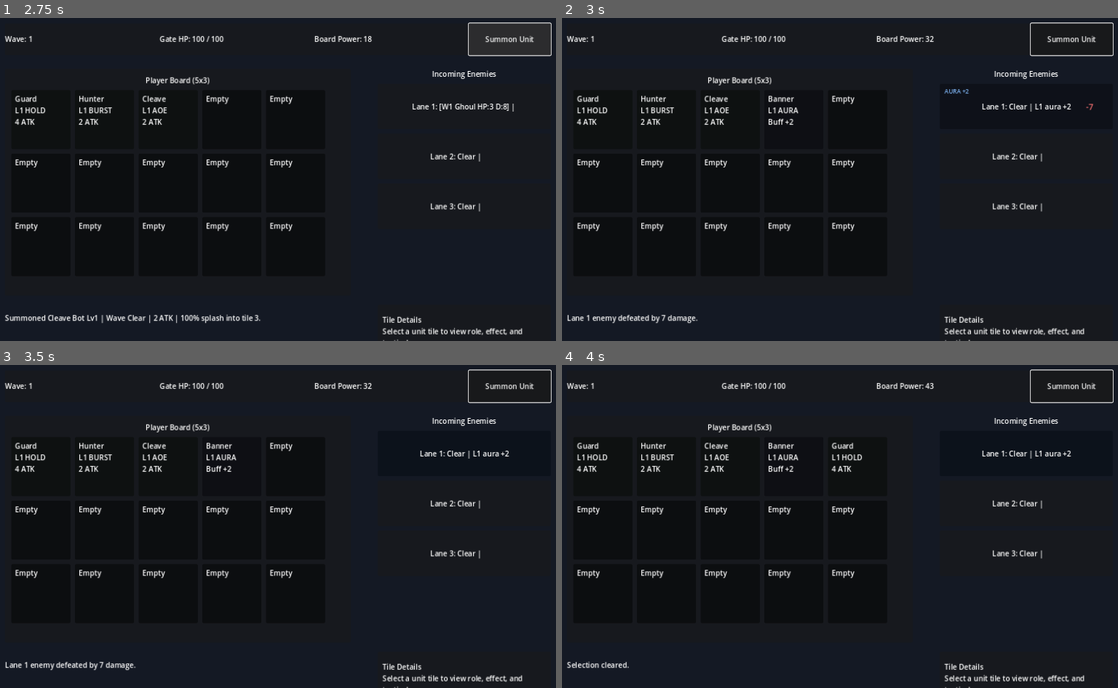
Above: before the commit, frames 1-4 (two rows, left to right).
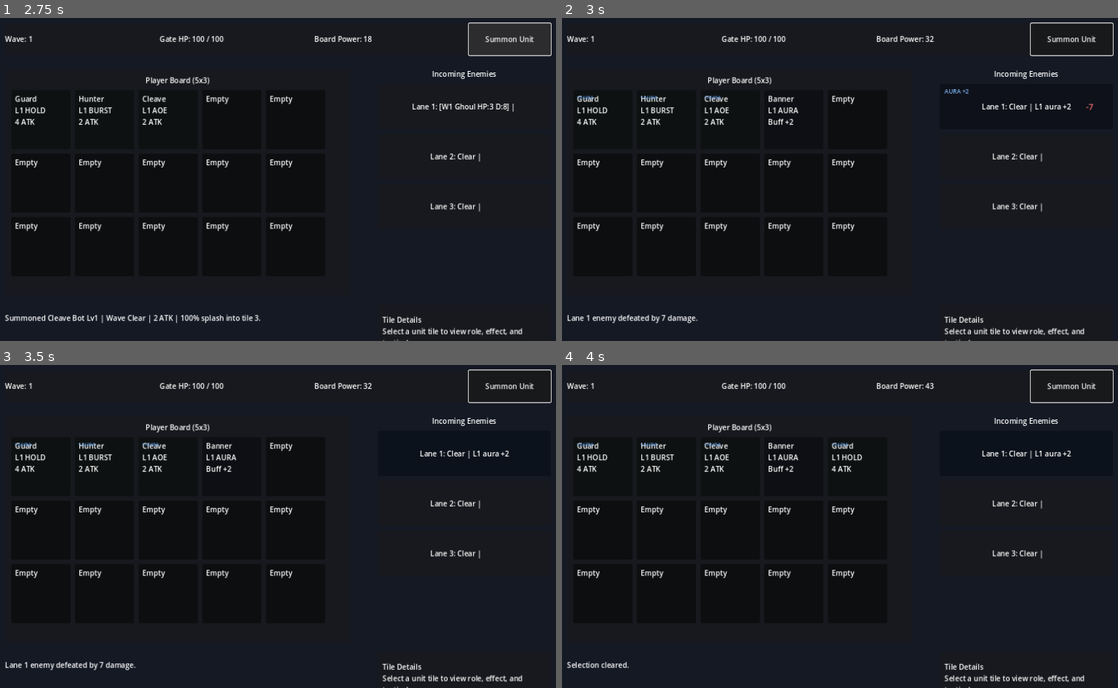
Above: after the commit, the same moments.

Repository: D3MISEarch/AbyssFall-merge-defense
Game: Godot game, scene res://scenes/Main.tscn
Same seed, same stepped clock (60 frames per second), same inputs: the game is played once before the commit and once after it.
Inputs (mouse positions are in pixels of both pictures, inside the frame that each line leads up to):
- Up to frame 1 (2.75 s): click "Summon Unit" at 0.5 s; click "Summon Unit" at 1.25 s; click "Summon Unit" at 2 s
- Up to frame 2 (3 s): tap Enter at 2.75 s; move the mouse to (973, 160) at 2.77 s; click (973, 160) at 2.92 s
- Up to frame 3 (3.5 s): no input
- Up to frame 4 (4 s): tap Space at 3.5 s; move the mouse to (728, 539) at 3.52 s; click (728, 539) at 3.67 s

Frame 1 is identical in both runs. In frame 2, less than 0.1% of the frame differs, in the area x 2-29%, y 24-26%; in frame 3, less than 0.1%; in frame 4, less than 0.1%, in the area x 2-52%, y 24-26%.

Commit message:
Enhance buff aura readability with stronger tile effects

Diff:
--- a/scripts/main.gd
+++ b/scripts/main.gd
@@ -97,8 +97,11 @@
 var board_units: Array[Dictionary] = []
 var tile_panels: Array[Panel] = []
 var tile_labels: Array[Label] = []
+var tile_aura_underlay_rects: Array[ColorRect] = []
 var tile_aura_glow_rects: Array[ColorRect] = []
 var tile_aura_core_rects: Array[ColorRect] = []
+var tile_aura_ring_panels: Array[Panel] = []
+var tile_aura_marker_labels: Array[Label] = []
 var selected_tile_index: int = -1
 
 var gate_hp: int = BASE_GATE_HP
@@ -146,28 +149,69 @@
 		if panel == null:
 			continue
 		tile_panels.append(panel)
+		var aura_underlay: ColorRect = ColorRect.new()
+		aura_underlay.anchors_preset = Control.PRESET_FULL_RECT
+		aura_underlay.offset_left = 6.0
+		aura_underlay.offset_top = 68.0
+		aura_underlay.offset_right = -6.0
+		aura_underlay.offset_bottom = -6.0
+		aura_underlay.color = Color(1.0, 1.0, 1.0, 0.0)
+		aura_underlay.mouse_filter = Control.MOUSE_FILTER_IGNORE
+		panel.add_child(aura_underlay)
+		panel.move_child(aura_underlay, 0)
+		tile_aura_underlay_rects.append(aura_underlay)
 		var aura_glow: ColorRect = ColorRect.new()
 		aura_glow.anchors_preset = Control.PRESET_FULL_RECT
 		aura_glow.offset_left = 4.0
-		aura_glow.offset_top = 4.0
+		aura_glow.offset_top = 56.0
 		aura_glow.offset_right = -4.0
 		aura_glow.offset_bottom = -4.0
 		aura_glow.color = Color(1.0, 1.0, 1.0, 0.0)
 		aura_glow.mouse_filter = Control.MOUSE_FILTER_IGNORE
 		panel.add_child(aura_glow)
-		panel.move_child(aura_glow, 0)
+		panel.move_child(aura_glow, 1)
 		tile_aura_glow_rects.append(aura_glow)
 		var aura_core: ColorRect = ColorRect.new()
 		aura_core.anchors_preset = Control.PRESET_FULL_RECT
-		aura_core.offset_left = 7.0
+		aura_core.offset_left = 10.0
 		aura_core.offset_top = 76.0
-		aura_core.offset_right = -7.0
-		aura_core.offset_bottom = -7.0
+		aura_core.offset_right = -10.0
+		aura_core.offset_bottom = -10.0
 		aura_core.color = Color(1.0, 1.0, 1.0, 0.0)
 		aura_core.mouse_filter = Control.MOUSE_FILTER_IGNORE
 		panel.add_child(aura_core)
-		panel.move_child(aura_core, 1)
+		panel.move_child(aura_core, 2)
 		tile_aura_core_rects.append(aura_core)
+		var aura_ring: Panel = Panel.new()
+		aura_ring.anchors_preset = Control.PRESET_FULL_RECT
+		aura_ring.offset_left = 3.0
+		aura_ring.offset_top = 3.0
+		aura_ring.offset_right = -3.0
+		aura_ring.offset_bottom = -3.0
+		aura_ring.mouse_filter = Control.MOUSE_FILTER_IGNORE
+		var aura_ring_style: StyleBoxFlat = StyleBoxFlat.new()
+		aura_ring_style.bg_color = Color(0.0, 0.0, 0.0, 0.0)
+		aura_ring_style.border_width_left = 3
+		aura_ring_style.border_width_top = 3
+		aura_ring_style.border_width_right = 3
+		aura_ring_style.border_width_bottom = 3
+		aura_ring_style.corner_radius_top_left = 8
+		aura_ring_style.corner_radius_top_right = 8
+		aura_ring_style.corner_radius_bottom_left = 8
+		aura_ring_style.corner_radius_bottom_right = 8
+		aura_ring_style.border_color = Color(1.0, 1.0, 1.0, 0.0)
+		aura_ring.add_theme_stylebox_override("panel", aura_ring_style)
+		panel.add_child(aura_ring)
+		panel.move_child(aura_ring, 3)
+		tile_aura_ring_panels.append(aura_ring)
+		var aura_marker: Label = Label.new()
+		aura_marker.text = ""
+		aura_marker.modulate = Color(1.0, 1.0, 1.0, 0.0)
+		aura_marker.position = Vector2(7.0, 7.0)
+		aura_marker.add_theme_font_size_override("font_size", 11)
+		aura_marker.mouse_filter = Control.MOUSE_FILTER_IGNORE
+		panel.add_child(aura_marker)
+		tile_aura_marker_labels.append(aura_marker)
 		var label: Label = panel.get_node("TileLabel") as Label
 		tile_labels.append(label)
 		label.anchors_preset = Control.PRESET_FULL_RECT
@@ -449,31 +493,80 @@
 	_update_board_power_ui()
 
 func _update_tile_buff_aura(tile_index: int, occupied: bool) -> void:
-	if tile_index < 0 or tile_index >= tile_aura_glow_rects.size() or tile_index >= tile_aura_core_rects.size():
-		return
+	if tile_index < 0:
+		return
+	if tile_index >= tile_aura_underlay_rects.size():
+		return
+	if tile_index >= tile_aura_glow_rects.size():
+		return
+	if tile_index >= tile_aura_core_rects.size():
+		return
+	if tile_index >= tile_aura_ring_panels.size():
+		return
+	if tile_index >= tile_aura_marker_labels.size():
+		return
+	var underlay_rect: ColorRect = tile_aura_underlay_rects[tile_index]
 	var glow_rect: ColorRect = tile_aura_glow_rects[tile_index]
 	var core_rect: ColorRect = tile_aura_core_rects[tile_index]
+	var ring_panel: Panel = tile_aura_ring_panels[tile_index]
+	var marker_label: Label = tile_aura_marker_labels[tile_index]
+	var ring_style: StyleBoxFlat = ring_panel.get_theme_stylebox("panel") as StyleBoxFlat
+	if ring_style == null:
+		return
 	if not occupied:
+		underlay_rect.color = Color(1.0, 1.0, 1.0, 0.0)
 		glow_rect.color = Color(1.0, 1.0, 1.0, 0.0)
 		core_rect.color = Color(1.0, 1.0, 1.0, 0.0)
+		ring_style.border_color = Color(1.0, 1.0, 1.0, 0.0)
+		marker_label.text = ""
+		marker_label.modulate = Color(1.0, 1.0, 1.0, 0.0)
 		return
 
 	var buff_types: Array[String] = _get_tile_active_buff_types(tile_index)
 	if buff_types.is_empty():
+		underlay_rect.color = Color(1.0, 1.0, 1.0, 0.0)
 		glow_rect.color = Color(1.0, 1.0, 1.0, 0.0)
 		core_rect.color = Color(1.0, 1.0, 1.0, 0.0)
+		ring_style.border_color = Color(1.0, 1.0, 1.0, 0.0)
+		marker_label.text = ""
+		marker_label.modulate = Color(1.0, 1.0, 1.0, 0.0)
 		return
 
 	var primary_type: String = _get_primary_buff_type(buff_types)
 	var buff_color: Color = _get_buff_color(primary_type)
 	var is_focus_recipient: bool = _is_tile_receiving_selected_support(tile_index)
-	var glow_alpha: float = 0.22
-	var core_alpha: float = 0.54
+	var underlay_alpha: float = 0.45
+	var glow_alpha: float = 0.36
+	var core_alpha: float = 0.74
+	var ring_alpha: float = 0.82
+	var marker_alpha: float = 0.86
 	if is_focus_recipient:
-		glow_alpha = 0.40
-		core_alpha = 0.82
+		underlay_alpha = 0.62
+		glow_alpha = 0.58
+		core_alpha = 0.90
+		ring_alpha = 0.98
+		marker_alpha = 1.0
+	underlay_rect.color = Color(buff_color.r * 0.55, buff_color.g * 0.55, buff_color.b * 0.55, underlay_alpha)
 	glow_rect.color = Color(buff_color.r, buff_color.g, buff_color.b, glow_alpha)
 	core_rect.color = Color(buff_color.r, buff_color.g, buff_color.b, core_alpha)
+	ring_style.border_color = Color(buff_color.r, buff_color.g, buff_color.b, ring_alpha)
+	marker_label.text = _get_buff_marker_text(primary_type, is_focus_recipient)
+	marker_label.modulate = Color(buff_color.r, buff_color.g, buff_color.b, marker_alpha)
+	ring_panel.add_theme_stylebox_override("panel", ring_style)
+
+func _get_buff_marker_text(buff_type: String, is_focus_recipient: bool) -> String:
+	var marker_map: Dictionary = {
+		BUFF_TYPE_SUPPORT: "+AURA",
+		BUFF_TYPE_PROTECTION: "+HOLY",
+		BUFF_TYPE_ATTACK: "+RAGE",
+		BUFF_TYPE_HEALING: "+REGEN",
+		BUFF_TYPE_VOID: "+VOID"
+	}
+	var marker_variant: Variant = marker_map.get(buff_type, "+BUFF")
+	var marker_text: String = str(marker_variant)
+	if is_focus_recipient:
+		return "%s *" % marker_text
+	return marker_text
 
 func _get_tile_active_buff_types(tile_index: int) -> Array[String]:
 	var buff_types: Array[String] = []
